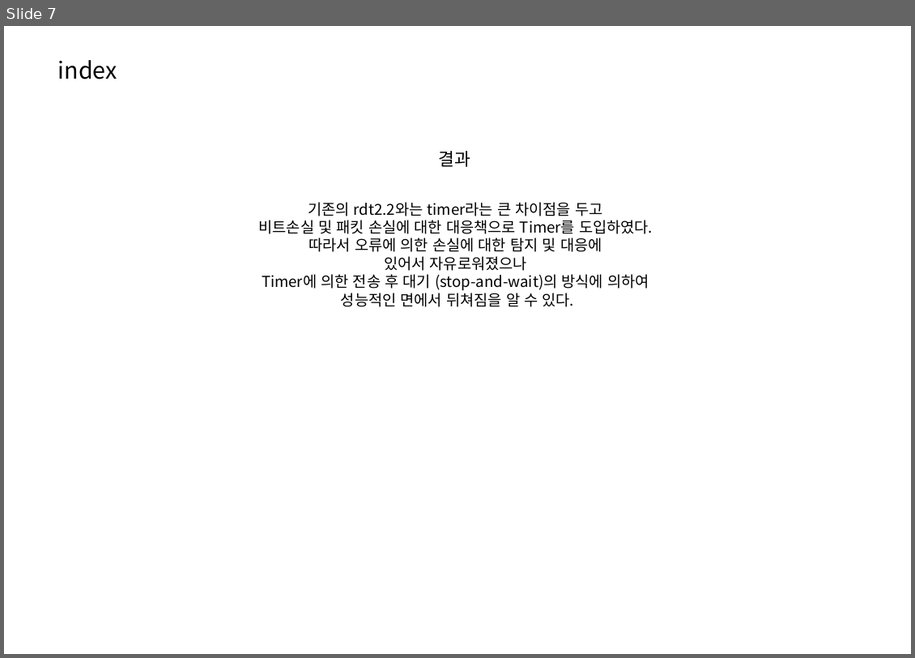
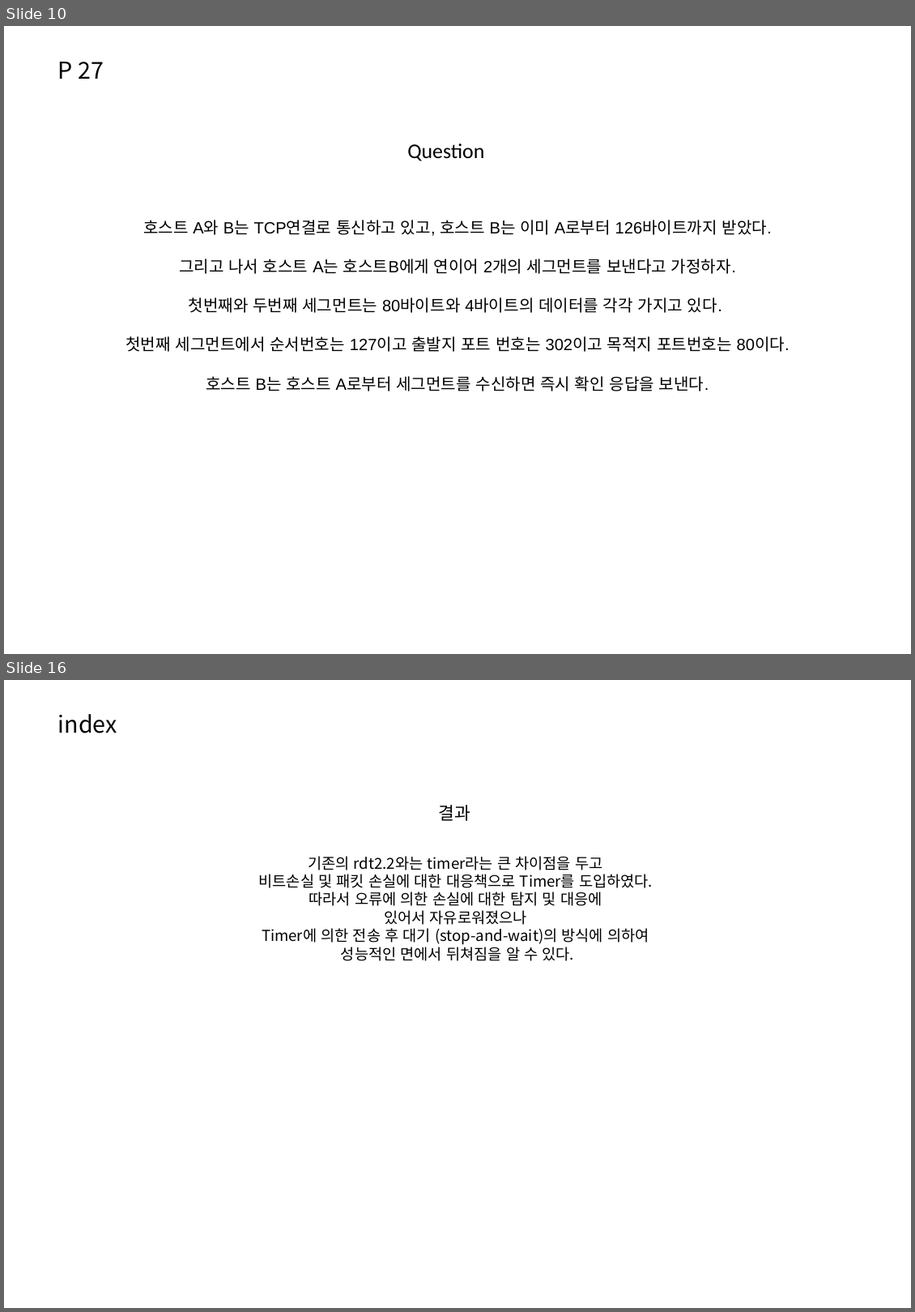
Before and after one commit to ingkoon/2020-s, a slide deck: ComputerNetwork/exc10/20151167 이인재 컴퓨터네트워크 연습문제(P 31, P 27).pptx. Shown one above the other, each under a label of ours: slide 7 before the commit, slides 10 and 16 after it; the slides between them are not shown. The pictures are 915x658 and 915x1312 pixels, drawn with LibreOffice and Linux fonts; fonts in the diff are those of the drawing; background and template pictures are left out. Boxes give left, top, right and bottom in pixels: in the first picture for what was removed or moved away, otherwise in the second. Text is boxed around its words. In the diff, an @@ line names an element or a change of style, - is before the commit and + after.

```diff
--- a/ComputerNetwork/exc10/20151167 이인재 컴퓨터네트워크 연습문제(P 31, P 27).pptx
+++ b/ComputerNetwork/exc10/20151167 이인재 컴퓨터네트워크 연습문제(P 31, P 27).pptx
@@ slide 10 added at <box>4,26,911,654</box>, background picture (left out) @@
@@ text added at <box>58,62,104,79</box>, 20 pt, text #000000 @@
+P 27
@@ text added at <box>407,143,484,161</box>, 18 pt, text #000000 @@
+Question
@@ text added at <box>126,220,790,391</box>, 14 pt, text #000000 @@
+호스트 A와 B는 TCP연결로 통신하고 있고, 호스트 B는 이미 A로부터 126바이트까지 받았다.
+그리고 나서 호스트 A는 호스트B에게 연이어 2개의 세그먼트를 보낸다고 가정하자.
+첫번째와 두번째 세그먼트는 80바이트와 4바이트의 데이터를 각각 가지고 있다.
+첫번째 세그먼트에서 순서번호는 127이고 출발지 포트 번호는 302이고 목적지 포트번호는 80이다.
+호스트 B는 호스트 A로부터 세그먼트를 수신하면 즉시 확인 응답을 보낸다.
@@ what was slide 7 is now slide 16 @@
```
Also in this commit, not shown: 4 slides changed, 10 other slides added, 2 slides removed, 1 other file.
